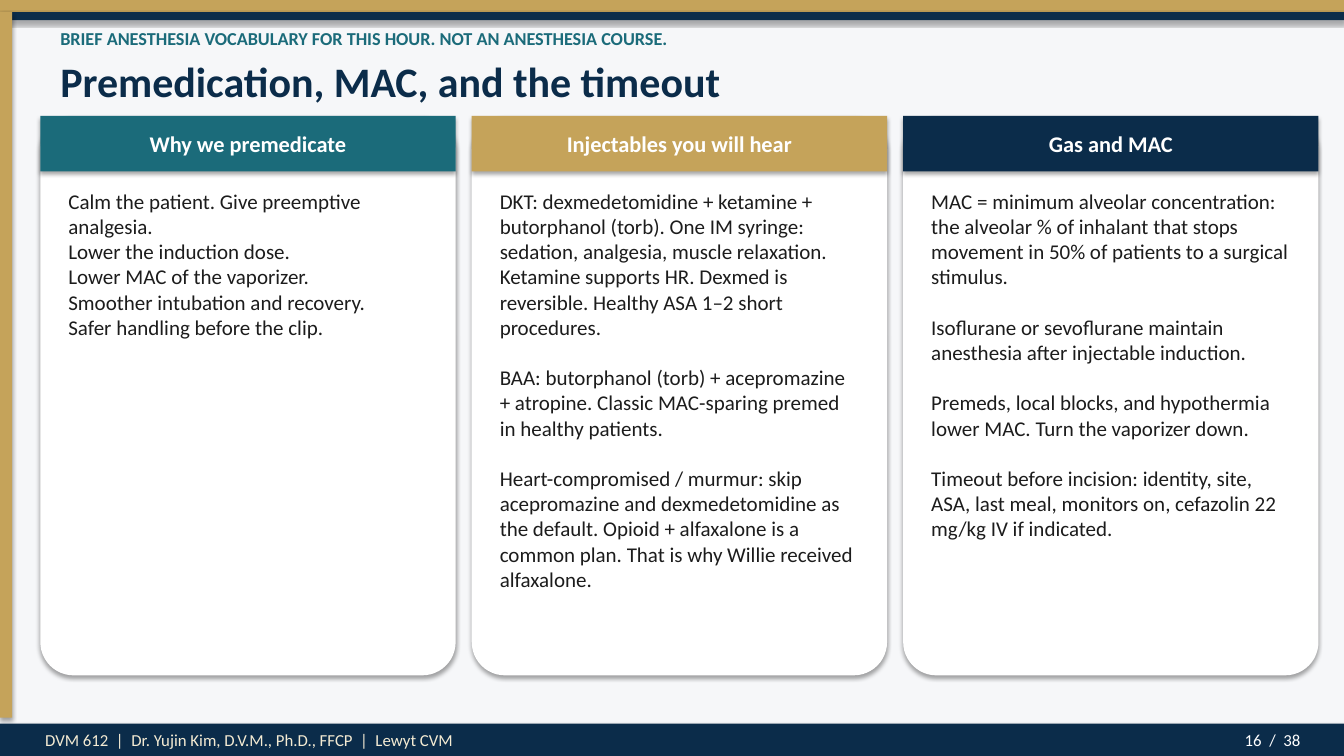
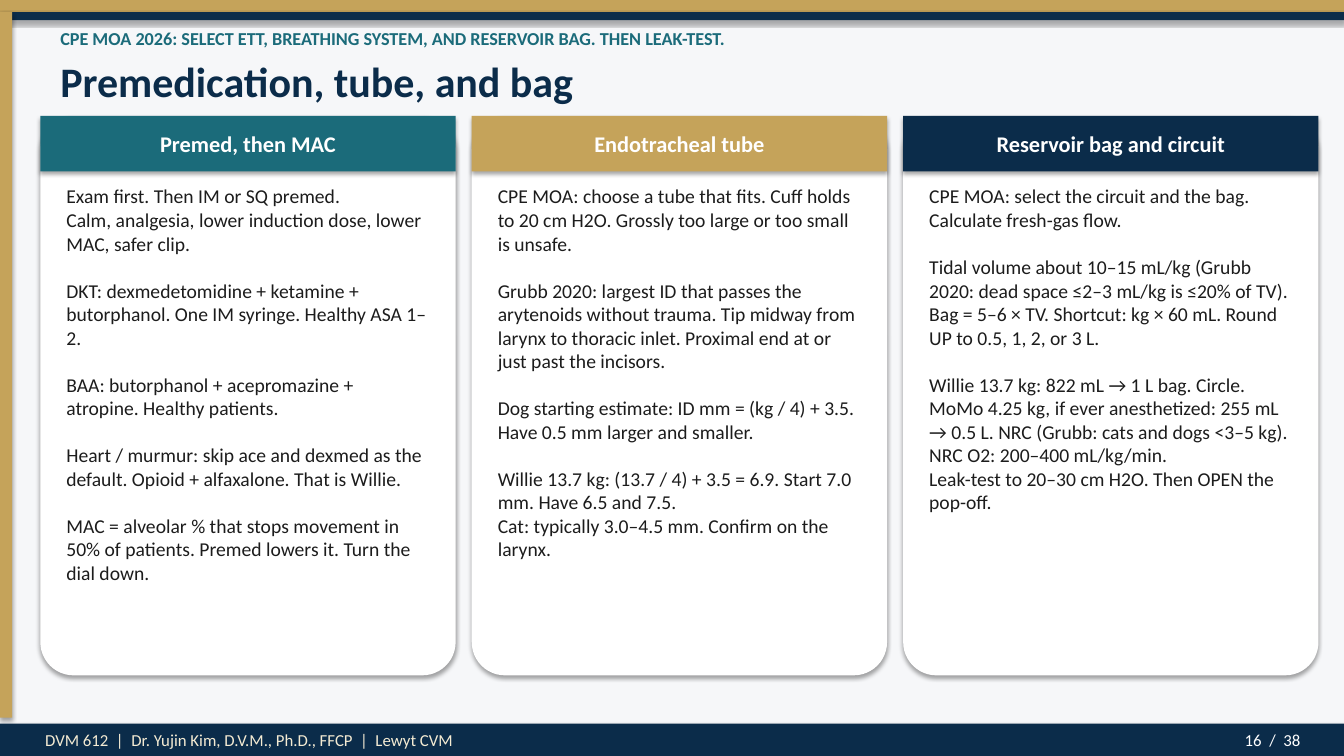
Before and after one commit to drkimvet/happycare, a slide deck: slide 16 of lectures/DVM-612_Week4_Preop_PatientPrep_Postop.pptx. Drawn at 1344x756 pixels with LibreOffice and Linux fonts; fonts in the diff are those of the drawing. Boxes give left, top, right and bottom in pixels: in the first picture for what was removed or moved away, otherwise in the second. Text is boxed around its words. In the diff, an @@ line names an element or a change of style, - is before the commit and + after.

```diff
--- a/lectures/DVM-612_Week4_Preop_PatientPrep_Postop.pptx
+++ b/lectures/DVM-612_Week4_Preop_PatientPrep_Postop.pptx
@@ text at [60,32,725,48]: text changed @@
-BRIEF ANESTHESIA VOCABULARY FOR THIS HOUR. NOT AN ANESTHESIA COURSE.
+CPE MOA 2026: SELECT ETT, BREATHING SYSTEM, AND RESERVOIR BAG. THEN LEAK-TEST.
@@ text at [60,67,573,104]: text changed @@
-Premedication, MAC, and the timeout
+Premedication, tube, and bag
@@ text at [160,136,336,155]: text changed @@
-Why we premedicate
+Premed, then MAC
@@ text at [594,136,764,152]: text changed @@
-Injectables you will hear
+Endotracheal tube
@@ text at [997,136,1225,156]: text changed @@
-Gas and MAC
+Reservoir bag and circuit
@@ text at [66,189,426,580]: text changed; size 15 to 14 pt @@
-Calm the patient. Give preemptive analgesia.
-Lower the induction dose.
-Lower MAC of the vaporizer.
-Smoother intubation and recovery.
-Safer handling before the clip.
+Exam first. Then IM or SQ premed.
+Calm, analgesia, lower induction dose, lower MAC, safer clip.
+DKT: dexmedetomidine + ketamine + butorphanol. One IM syringe. Healthy ASA 1–2.
+BAA: butorphanol + acepromazine + atropine. Healthy patients.
+Heart / murmur: skip ace and dexmed as the default. Opioid + alfaxalone. That is Willie.
+MAC = alveolar % that stops movement in 50% of patients. Premed lowers it. Turn the dial down.
@@ text at [498,189,855,559]: text changed; size 15 to 14 pt @@
-DKT: dexmedetomidine + ketamine + butorphanol (torb). One IM syringe: sedation, analgesia, muscle relaxation. Ketamine supports HR. Dexmed is reversible. Healthy ASA 1–2 short procedures.
-BAA: butorphanol (torb) + acepromazine + atropine. Classic MAC-sparing premed in healthy patients.
-Heart-compromised / murmur: skip acepromazine and dexmedetomidine as the default. Opioid + alfaxalone is a common plan. That is why Willie received alfaxalone.
+CPE MOA: choose a tube that fits. Cuff holds to 20 cm H2O. Grossly too large or too small is unsafe.
+Grubb 2020: largest ID that passes the arytenoids without trauma. Tip midway from larynx to thoracic inlet. Proximal end at or just past the incisors.
+Dog starting estimate: ID mm = (kg / 4) + 3.5. Have 0.5 mm larger and smaller.
+Willie 13.7 kg: (13.7 / 4) + 3.5 = 6.9. Start 7.0 mm. Have 6.5 and 7.5.
+Cat: typically 3.0–4.5 mm. Confirm on the larynx.
@@ text at [929,189,1288,512]: text changed; size 15 to 14 pt @@
-MAC = minimum alveolar concentration: the alveolar % of inhalant that stops movement in 50% of patients to a surgical stimulus.
-Isoflurane or sevoflurane maintain anesthesia after injectable induction.
-Premeds, local blocks, and hypothermia lower MAC. Turn the vaporizer down.
-Timeout before incision: identity, site, ASA, last meal, monitors on, cefazolin 22 mg/kg IV if indicated.
+CPE MOA: select the circuit and the bag. Calculate fresh-gas flow.
+Tidal volume about 10–15 mL/kg (Grubb 2020: dead space ≤2–3 mL/kg is ≤20% of TV).
+Bag = 5–6 × TV. Shortcut: kg × 60 mL. Round UP to 0.5, 1, 2, or 3 L.
+Willie 13.7 kg: 822 mL → 1 L bag. Circle.
+MoMo 4.25 kg, if ever anesthetized: 255 mL → 0.5 L. NRC (Grubb: cats and dogs <3–5 kg).
+NRC O2: 200–400 mL/kg/min.
+Leak-test to 20–30 cm H2O. Then OPEN the pop-off.
```
Also in this commit, not shown: 15 other slides changed, 2 other files.
